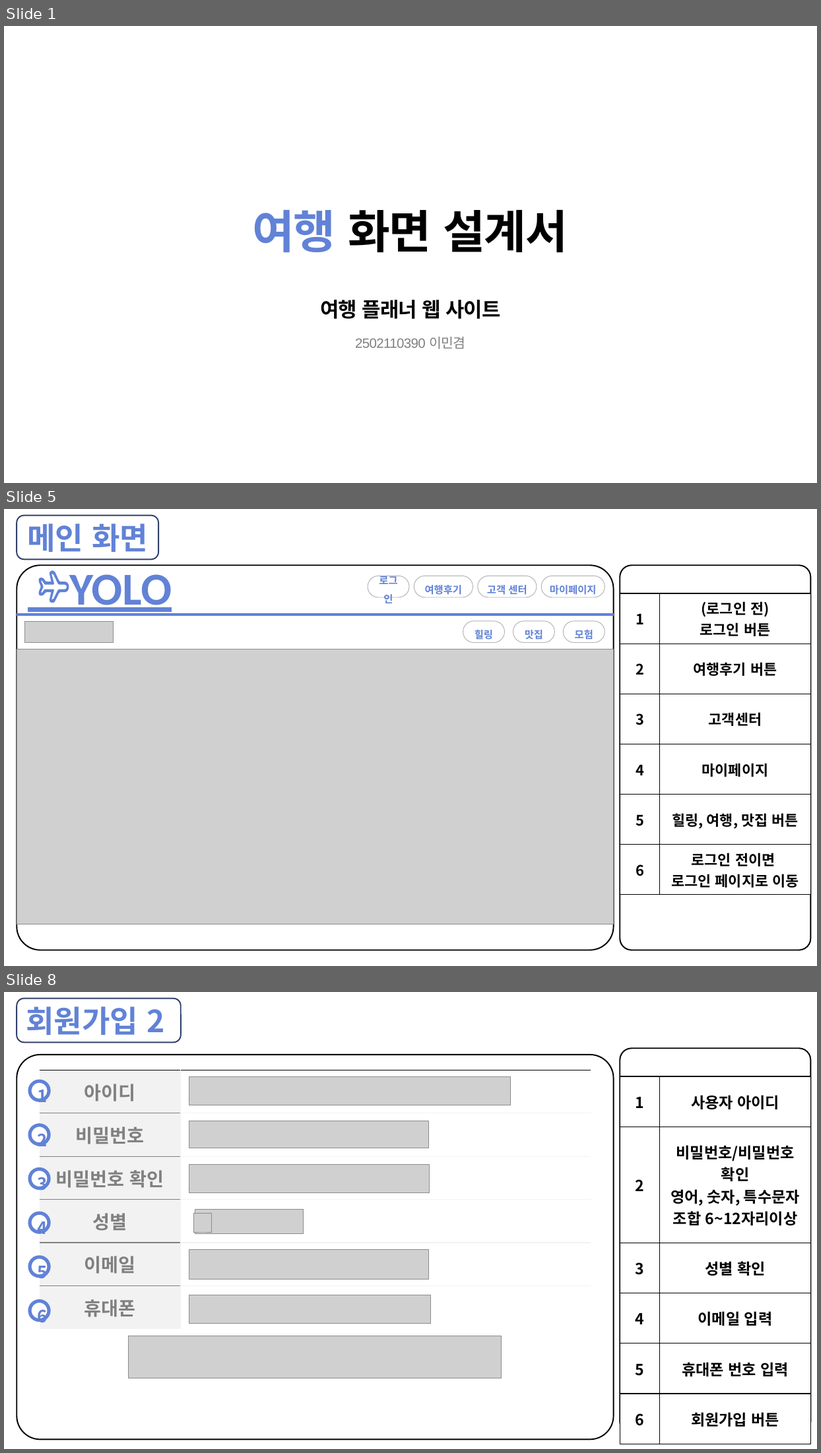
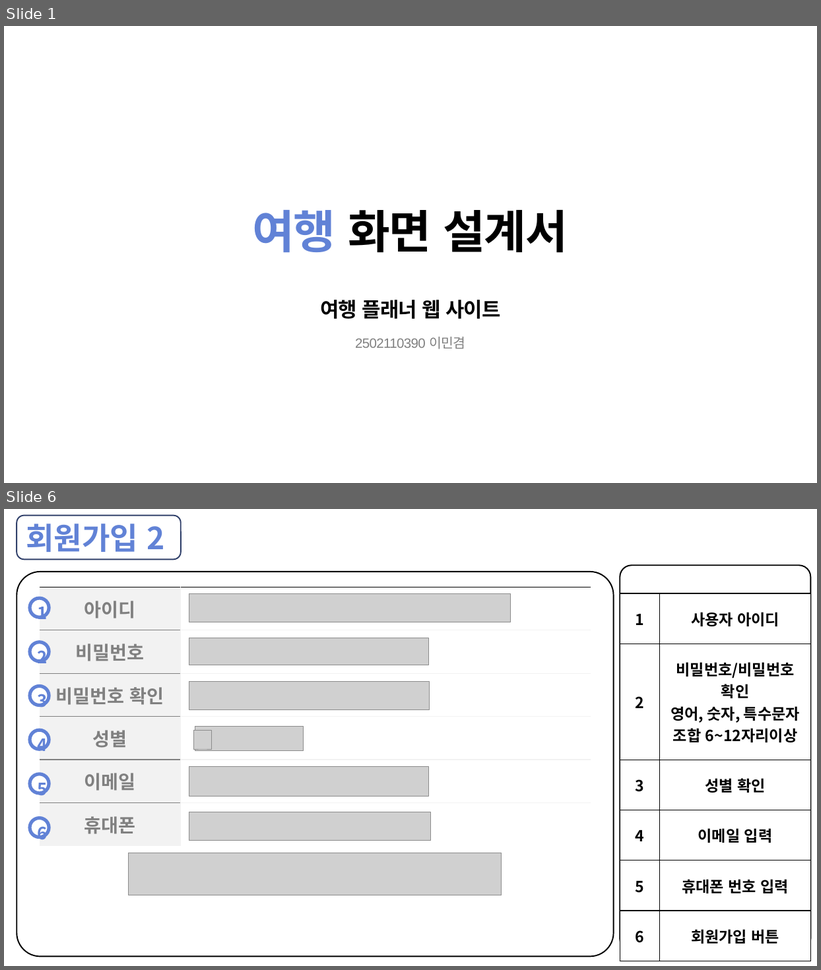
Before and after one commit to Ria007622/webtest, a slide deck: 2502110930 LMG.pptx. Shown one above the other, each under a label of ours: slides 1, 5 and 8 before the commit, slides 1 and 6 after it; the slides between them are not shown. The pictures are 821x1453 and 821x970 pixels, drawn with LibreOffice and Linux fonts; fonts in the diff are those of the drawing; grey boxes stand for pictures. Boxes give left, top, right and bottom in pixels: in the first picture for what was removed or moved away, otherwise in the second. Text is boxed around its words. In the diff, an @@ line names an element or a change of style, - is before the commit and + after.

```diff
--- a/2502110930 LMG.pptx
+++ b/2502110930 LMG.pptx
@@ slide 5 removed at box(4, 509, 817, 966), background #FFFFFF @@
@@ rounded rectangle removed at box(17, 515, 159, 559) @@
-메인 화면
@@ rounded rectangle removed at box(4, 565, 206, 608) @@
-YOLO
@@ rounded rectangle removed at box(17, 565, 614, 950) @@
@@ rounded rectangle removed at box(620, 565, 811, 950) @@
-ㄹㄹ
@@ freeform shape removed at box(39, 570, 69, 602) @@
@@ group removed at box(368, 576, 605, 597): 4 rounded rectangles @@
-로그인
-여행후기
-고객 센터
-마이페이지
@@ table removed at box(620, 593, 811, 895), 5 rows, 2 columns @@
- | 
- | 
- | 
- | 
- | 
@@ table removed at box(620, 593, 811, 895), 6 rows, 2 columns @@
-1 | (로그인 전) / 로그인 버튼
-2 | 여행후기 버튼
-3 | 고객센터
-4 | 마이페이지
-5 | 힐링, 여행, 맛집 버튼
-6 | 로그인 전이면 / 로그인 페이지로 이동
@@ line removed from (17, 615) to (614, 615) @@
@@ picture removed at box(24, 621, 113, 642) @@
@@ rounded rectangle removed at box(463, 621, 505, 642) @@
-힐링
@@ rounded rectangle removed at box(514, 621, 555, 642) @@
-맛집
@@ rounded rectangle removed at box(564, 621, 605, 642) @@
-모험
@@ picture removed at box(17, 650, 614, 925) @@
@@ what was slide 8 is now slide 6 @@
```
Also in this commit, not shown: 10 slides changed, 1 other slide removed.
